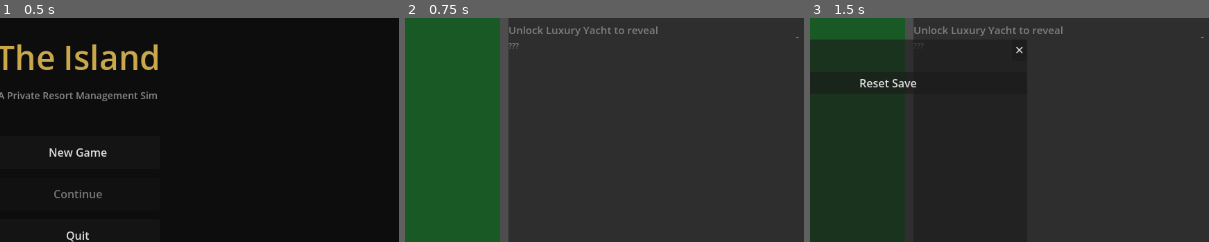
Above: before the commit, frames 1-3 (left to right).
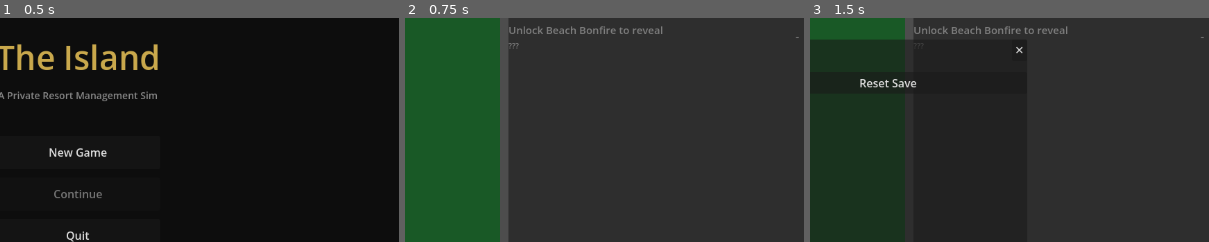
Above: after the commit, the same moments.

Repository: jhughesofficial/island-game
Game: Godot game, scene res://scenes/MainMenu.tscn
The game is run twice, just before and just after one commit, with the same random seed, the same clock (stepped at 60 frames per second) and the same inputs.
Inputs:
- Up to frame 1 (0.5 s): no input
- Up to frame 2 (0.75 s): click "New Game" at 0.5 s
- Up to frame 3 (1.5 s): click "⚙" at 1.25 s
The pictures show only the part of the screen within x 40-90%, y 22-72%; the shares and areas given below are measured in that part.

Frame 1 is identical in both runs. In frame 2, 0.4% of the frame differs, in the area x 35-65%, y 3-9%; in frame 3, 0.4%.

Commit message:
feat: endings, retire button, mystery row fix
- game_over.gd: proper content for arrested/suicide/retired endings with
  distinct headline colors; restart routes to main menu
- status_bar.gd + StatusBar.tscn: Retire button appears when PI >= 100
- venue/upgrade/vip panels: mystery row now shows prerequisite name
  ("Unlock Beach Bonfire to reveal") not the hidden item's name

Diff:
--- a/scenes/components/StatusBar.tscn
+++ b/scenes/components/StatusBar.tscn
@@ -30,5 +30,9 @@
 text = "· · · · ·"
 theme_override_font_sizes/font_size = 18
 
+[node name="RetireBtn" type="Button" parent="HBoxContainer"]
+text = "Retire"
+visible = false
+
 [node name="SettingsBtn" type="Button" parent="HBoxContainer"]
 text = "⚙"
--- a/scripts/components/game_over.gd
+++ b/scripts/components/game_over.gd
@@ -14,15 +14,30 @@
 	match ending:
 		"arrested":
 			headline.text = "ARRESTED"
+			headline.add_theme_color_override("font_color", Color(0.8, 0.1, 0.1))
 			body_label.text = "Prosecutors Confident.\n\nYou left too many loose ends."
+			restart_btn.text = "Start Over"
+		"suicide":
+			headline.text = "BREAKING NEWS"
+			headline.add_theme_color_override("font_color", Color(0.2, 0.6, 1.0))
+			body_label.text = "Financier Dead in Cell.\n\nYou set down your drink and watch the sunset.\nThe new island has a better dock anyway."
+			restart_btn.text = "Play Again"
+		"retired":
+			headline.text = "RETIRED"
+			headline.add_theme_color_override("font_color", Color(0.788, 0.659, 0.298))
+			body_label.text = "You saw it coming.\n\nThe accounts are offshore. The jet is fueled.\nThe island was just the beginning."
+			restart_btn.text = "Play Again"
 		_:
 			headline.text = "GAME OVER"
+			headline.add_theme_color_override("font_color", Color(0.8, 0.8, 0.8))
 			body_label.text = ""
+			restart_btn.text = "Start Over"
 	pi_label.text = "Final Score: %s" % NumberFormatter.format_pi(GameState.political_influence)
 
 func _on_restart() -> void:
 	GameState.reset_game()
-	hide()
+	get_tree().change_scene_to_file("res://scenes/MainMenu.tscn")
 
 func _on_main_menu() -> void:
+	GameState.reset_game()
 	get_tree().change_scene_to_file("res://scenes/MainMenu.tscn")
--- a/scripts/components/status_bar.gd
+++ b/scripts/components/status_bar.gd
@@ -1,16 +1,21 @@
 extends PanelContainer
+
+const RETIRE_PI_THRESHOLD: int = 100
 
 @onready var money_label: Label = $HBoxContainer/MoneyLabel
 @onready var rate_label: Label = $HBoxContainer/RateLabel
 @onready var pi_label: Label = $HBoxContainer/PILabel
 @onready var heat_label: Label = $HBoxContainer/HeatLabel
+@onready var retire_btn: Button = $HBoxContainer/RetireBtn
 @onready var settings_btn: Button = $HBoxContainer/SettingsBtn
 
 func _ready() -> void:
 	GameState.money_changed.connect(_on_money_changed)
 	GameState.pi_changed.connect(_on_pi_changed)
 	GameState.heat_changed.connect(_on_heat_changed)
+	GameState.game_reset.connect(_refresh_all)
 	settings_btn.pressed.connect(_on_settings_btn_pressed)
+	retire_btn.pressed.connect(_on_retire_pressed)
 	_refresh_all()
 
 func _refresh_all() -> void:
@@ -24,6 +29,7 @@
 
 func _on_pi_changed(pi: int) -> void:
 	pi_label.text = "🏛 %s" % NumberFormatter.format_pi(pi)
+	retire_btn.visible = pi >= RETIRE_PI_THRESHOLD
 
 func _on_heat_changed(heat: float) -> void:
 	var stars: int = ceili(heat)
@@ -36,5 +42,8 @@
 	else:
 		heat_label.add_theme_color_override("font_color", Color(0.8, 0.65, 0.2))
 
+func _on_retire_pressed() -> void:
+	GameState.game_over_triggered.emit("retired")
+
 func _on_settings_btn_pressed() -> void:
 	get_parent()._on_settings_button_pressed()
--- a/scripts/components/upgrade_panel.gd
+++ b/scripts/components/upgrade_panel.gd
@@ -19,15 +19,18 @@
 func _refresh_list() -> void:
 	_clear_list()
 	var next_locked: Dictionary = {}
+	var last_shown_name: String = ""
 	for upg in _data_node.UPGRADES:
 		if GameState.upgrades_purchased.get(upg.id, false):
+			last_shown_name = upg.name
 			continue
 		if GameState.upgrade_is_available(upg.id):
 			list.add_child(_make_row(upg))
+			last_shown_name = upg.name
 		elif next_locked.is_empty():
 			next_locked = upg
 	if not next_locked.is_empty():
-		list.add_child(_make_mystery_row(next_locked))
+		list.add_child(_make_mystery_row(last_shown_name))
 
 func _make_row(upg: Dictionary) -> HBoxContainer:
 	var row := HBoxContainer.new()
@@ -56,7 +59,7 @@
 	row.add_child(btn)
 	return row
 
-func _make_mystery_row(next_upg: Dictionary) -> HBoxContainer:
+func _make_mystery_row(prereq_name: String) -> HBoxContainer:
 	var row := HBoxContainer.new()
 	row.name = "upg_mystery"
 	row.add_theme_constant_override("separation", 8)
@@ -65,7 +68,7 @@
 	var info := VBoxContainer.new()
 	info.size_flags_horizontal = Control.SIZE_EXPAND_FILL
 	var name_lbl := Label.new()
-	name_lbl.text = "Unlock %s to reveal" % next_upg.name
+	name_lbl.text = "Unlock %s to reveal" % prereq_name if prereq_name != "" else "Keep earning to reveal"
 	name_lbl.add_theme_font_size_override("font_size", 15)
 	info.add_child(name_lbl)
 	var sub_lbl := Label.new()
--- a/scripts/components/venue_panel.gd
+++ b/scripts/components/venue_panel.gd
@@ -29,7 +29,9 @@
 		if i <= show_up_to:
 			list.add_child(_make_row(venues[i]))
 		elif not shown_mystery:
-			list.add_child(_make_mystery_row(venues[i]))
+			# Pass the prerequisite name (last visible venue), not the hidden one
+			var prereq_name: String = venues[show_up_to].name if show_up_to >= 0 else ""
+			list.add_child(_make_mystery_row(prereq_name))
 			shown_mystery = true
 			break
 
@@ -75,7 +77,7 @@
 	row.add_child(buy_btn)
 	return row
 
-func _make_mystery_row(next_venue: Dictionary) -> HBoxContainer:
+func _make_mystery_row(prereq_name: String) -> HBoxContainer:
 	var row := HBoxContainer.new()
 	row.name = "row_mystery"
 	row.add_theme_constant_override("separation", 8)
@@ -84,7 +86,7 @@
 	var info := VBoxContainer.new()
 	info.size_flags_horizontal = Control.SIZE_EXPAND_FILL
 	var name_lbl := Label.new()
-	name_lbl.text = "Unlock %s to reveal" % next_venue.name
+	name_lbl.text = "Unlock %s to reveal" % prereq_name if prereq_name != "" else "Keep earning to reveal"
 	name_lbl.add_theme_font_size_override("font_size", 15)
 	info.add_child(name_lbl)
 	var sub_lbl := Label.new()
--- a/scripts/components/vip_panel.gd
+++ b/scripts/components/vip_panel.gd
@@ -19,15 +19,18 @@
 func _refresh_list() -> void:
 	_clear_list()
 	var next_locked: Dictionary = {}
+	var last_shown_name: String = ""
 	for vip in _data_node.VIPS:
 		if GameState.vips_recruited.get(vip.id, false):
+			last_shown_name = vip.name
 			continue
 		if GameState.vip_is_available(vip.id):
 			list.add_child(_make_row(vip))
+			last_shown_name = vip.name
 		elif next_locked.is_empty():
 			next_locked = vip
 	if not next_locked.is_empty():
-		list.add_child(_make_mystery_row(next_locked))
+		list.add_child(_make_mystery_row(last_shown_name))
 
 func _make_row(vip: Dictionary) -> HBoxContainer:
 	var row := HBoxContainer.new()
@@ -56,7 +59,7 @@
 	row.add_child(btn)
 	return row
 
-func _make_mystery_row(next_vip: Dictionary) -> HBoxContainer:
+func _make_mystery_row(prereq_name: String) -> HBoxContainer:
 	var row := HBoxContainer.new()
 	row.name = "vip_mystery"
 	row.add_theme_constant_override("separation", 8)
@@ -65,7 +68,7 @@
 	var info := VBoxContainer.new()
 	info.size_flags_horizontal = Control.SIZE_EXPAND_FILL
 	var name_lbl := Label.new()
-	name_lbl.text = "Unlock %s to reveal" % next_vip.name
+	name_lbl.text = "Unlock %s to reveal" % prereq_name if prereq_name != "" else "Keep earning to reveal"
 	name_lbl.add_theme_font_size_override("font_size", 15)
 	info.add_child(name_lbl)
 	var sub_lbl := Label.new()
